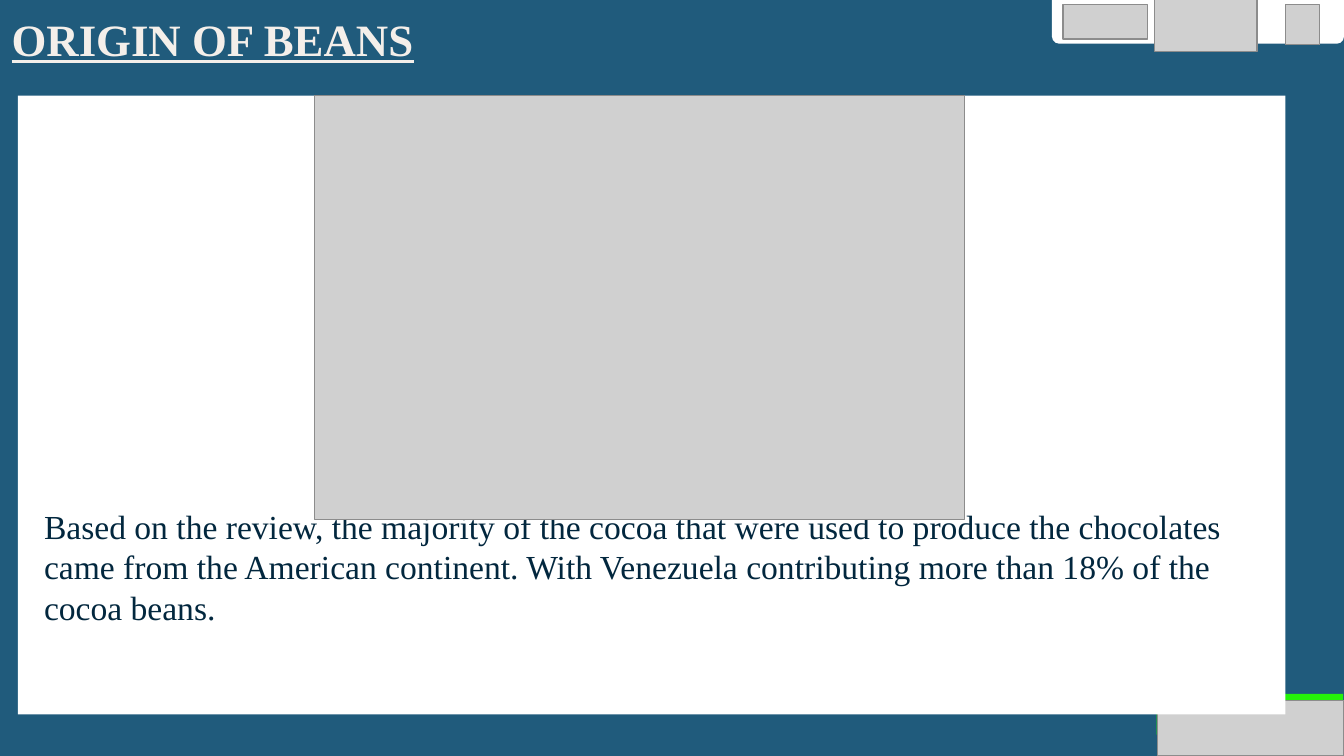
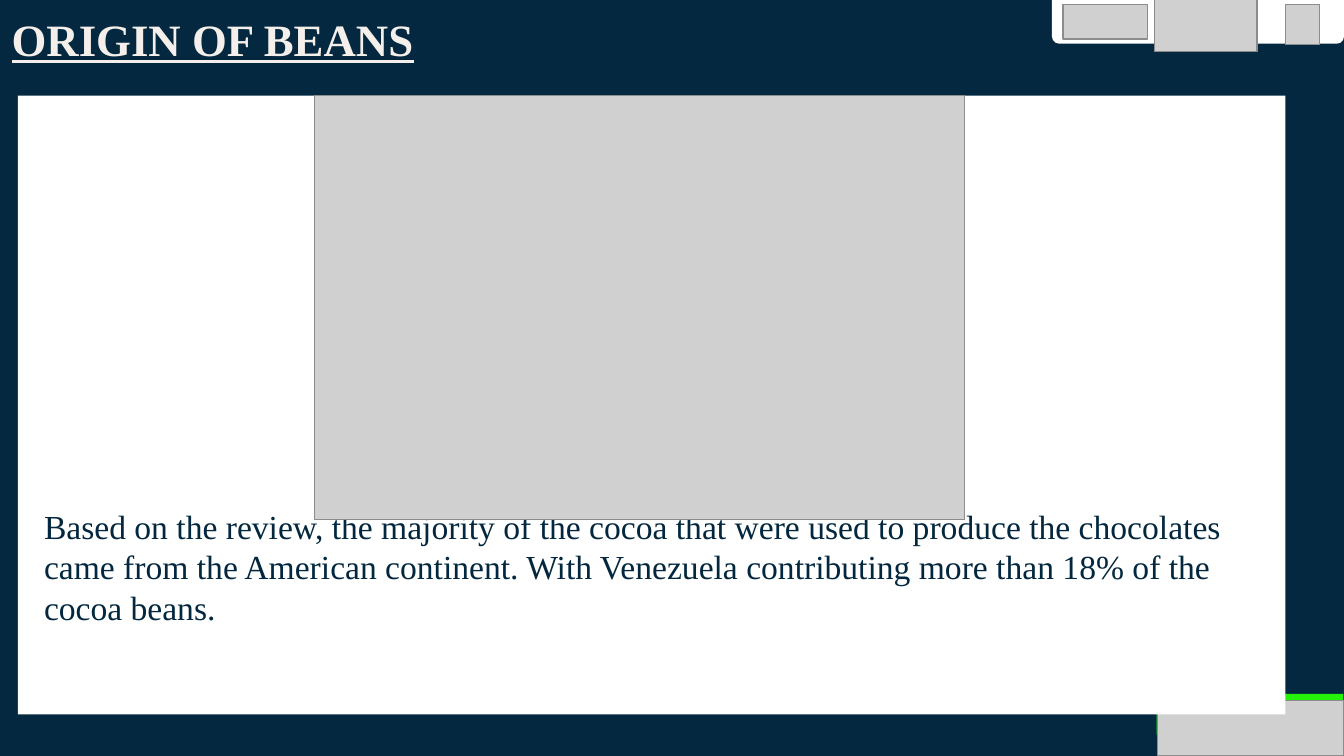
Before and after one commit to Daksam/Group-1-EDA-project, a slide deck: slide 9 of Group 1 EDA Project DIGICAP.pptx. Drawn at 1344x756 pixels with LibreOffice and Linux fonts; fonts in the diff are those of the drawing; grey boxes stand for pictures. Boxes give left, top, right and bottom in pixels: in the first picture for what was removed or moved away, otherwise in the second. Text is boxed around its words. In the diff, an @@ line names an element or a change of style, - is before the commit and + after.

```diff
--- a/Group 1 EDA Project DIGICAP.pptx
+++ b/Group 1 EDA Project DIGICAP.pptx
@@ background #205B7C to #02283F @@
```
Also in this commit, not shown: 13 other slides changed, 1 slide added.
